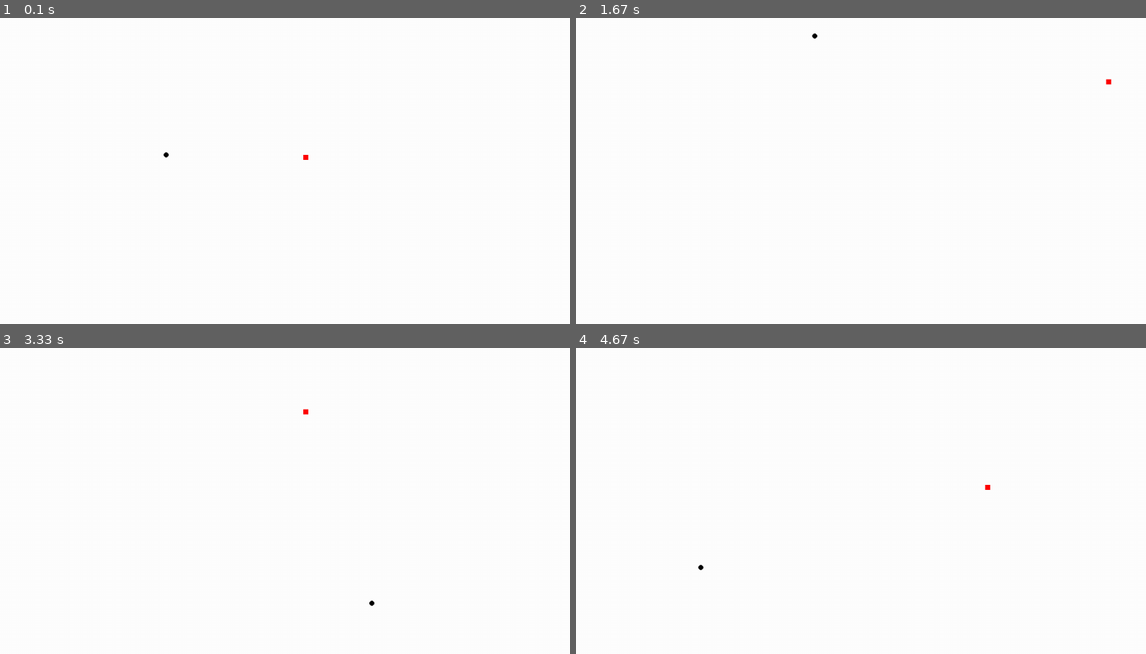
Above: before the commit, frames 1-4 (two rows, left to right).
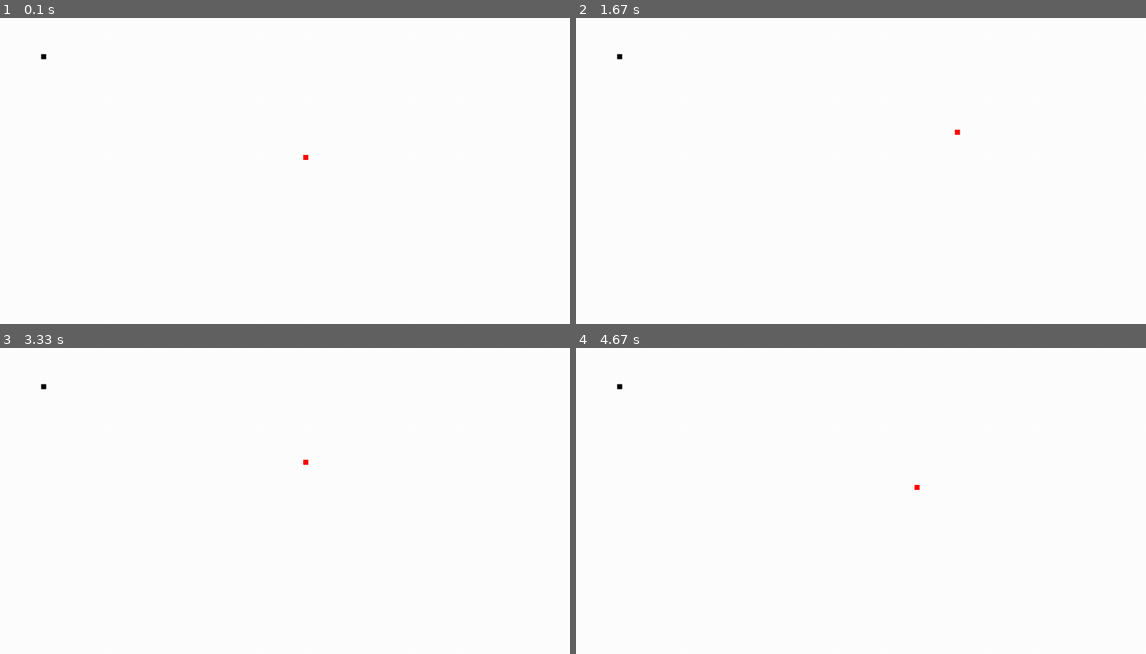
Above: after the commit, the same moments.

Repository: manan-goel-1999/PyGame1
Game: pygame game, started from 4.py
The game is run twice, just before and just after one commit, with the same random seed, the same clock (stepped at 60 frames per second) and the same inputs.
Inputs:
- Up to frame 1 (0.1 s): no input
- Up to frame 2 (1.67 s): hold Right 0.33-0.8 s; hold Up 0.83-1.13 s; hold Right 1.17-1.63 s
- Up to frame 3 (3.33 s): hold Left 1.67-2.2 s; hold Down 2.23-2.53 s; hold Left 2.57-2.97 s; hold Up from 3 s (still down)
- Up to frame 4 (4.67 s): release Up at 3.37 s; hold Right 3.4-4.03 s; hold Down 4.07-4.43 s; hold Left from 4.47 s (still down)

The runs differ from the first frame. In frame 1, less than 0.1% of the frame differs, in the area x 7-30%, y 11-46%; in frame 2, less than 0.1%, in the area x 7-94%, y 4-39%; in frame 3, less than 0.1%; in frame 4, less than 0.1%.

Commit message:
Snake Eats Apple

Diff:
--- a/4.py
+++ b/4.py
@@ -4,22 +4,20 @@
 '''displayheight = input("Enter Height of Screen")
 displaywidth = input("Enter Width of Screen")'''
 pygame.init()
-#Make Surface and give name to it
-displayheight = 720
-displaywidth = 1280
-gameDisplay = pygame.display.set_mode((displaywidth,displayheight))
-pygame.display.set_caption('Slither')
+
+displayheight = 720                                                     #Make Surface and give name to it
+displaywidth = 1280                                                     #Make Surface and give name to it
+gameDisplay = pygame.display.set_mode((displaywidth,displayheight))     #Make Surface and give name to it
+pygame.display.set_caption('Slither')                                   #Make Surface and give name to it
 pygame.display.update()
 
-white = (255,255,255)
-red = (255,0,0)
-black = (0,0,0)
-#give color as a tuple in order RGB
+white = (255,255,255)       #give color as a tuple in order RGB
+red = (255,0,0)             #give color as a tuple in order RGB
+black = (0,0,0)             #give color as a tuple in order RGB
 
-#Make Font Object
-font = pygame.font.SysFont(None,45)
+font = pygame.font.SysFont(None,45)         #Make Font Object
 
-FPS = 45
+FPS = 15
 blocksize = 10
 
 #Display Message
@@ -29,11 +27,17 @@
 
 clock = pygame.time.Clock()
 #make a clock object
+def snake(x_coordinate,y_coordinate,blocksize):
+    pygame.draw.rect(gameDisplay,red,[x_coordinate,y_coordinate,blocksize,blocksize])
+
 
 #Actual Game Loop
 def GameLoop():
     game = True
     GameOver =  False
+    snakelegth = 10
+    circlex = round(random.randrange(0,displaywidth-blocksize)/20.0)*20
+    circley = round(random.randrange(0,displayheight-blocksize)/20.0)*20
 
     x_coordinate = displaywidth/2
     x_coordinate_change = 0
@@ -81,10 +85,6 @@
                     y_coordinate_change = 0
             #print(event)'''
 
-
-        x_coordinate += x_coordinate_change
-        y_coordinate += y_coordinate_change
-
         if x_coordinate > displaywidth:
             GameOver = True
         if  x_coordinate < 0:
@@ -93,14 +93,20 @@
             GameOver = True
         if y_coordinate < 0:
             GameOver = True
+
+        x_coordinate += x_coordinate_change
+        y_coordinate += y_coordinate_change
+
         gameDisplay.fill(white)
 
+        pygame.draw.rect(gameDisplay,black,[circlex,circley,blocksize,blocksize])
+        snake(x_coordinate,y_coordinate,blocksize)
+        #surface,colour,position of top left,width,height
 
-        pygame.draw.rect(gameDisplay,red,[x_coordinate,y_coordinate,blocksize,blocksize])
-        #surface,colour,position of top left,width,height
-        circlex = random.randrange(0,displaywidth)
-        circley = random.randrange(0,displayheight)
-        pygame.draw.circle(gameDisplay,black,[circlex,circley],int(blocksize/2))
+        if x_coordinate == circlex and y_coordinate == circley:
+            circlex = round(random.randrange(0,displaywidth-blocksize)/20.0)*20
+            circley = round(random.randrange(0,displayheight-blocksize)/20.0)*20
+            #snakelegth += blocksize
 
         #gameDisplay.fill(red,rect = [x_coordinate,y_coordinate,blocksize,blocksize])
         #faster way to make shape
@@ -109,8 +115,7 @@
         pygame.display.update()
 
 
-        clock.tick(FPS)
-        #specify number of frames per second
+        clock.tick(FPS)                 #specify number of frames per second
 
     pygame.quit()
     quit()
